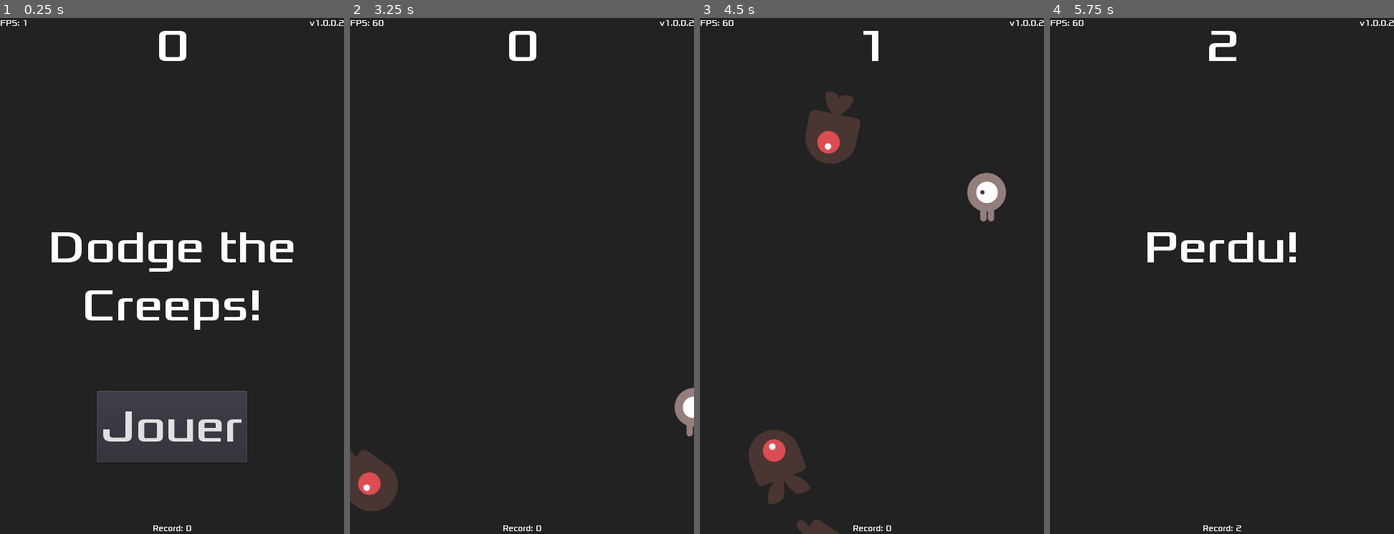
Above: before the commit, frames 1-4 (left to right).
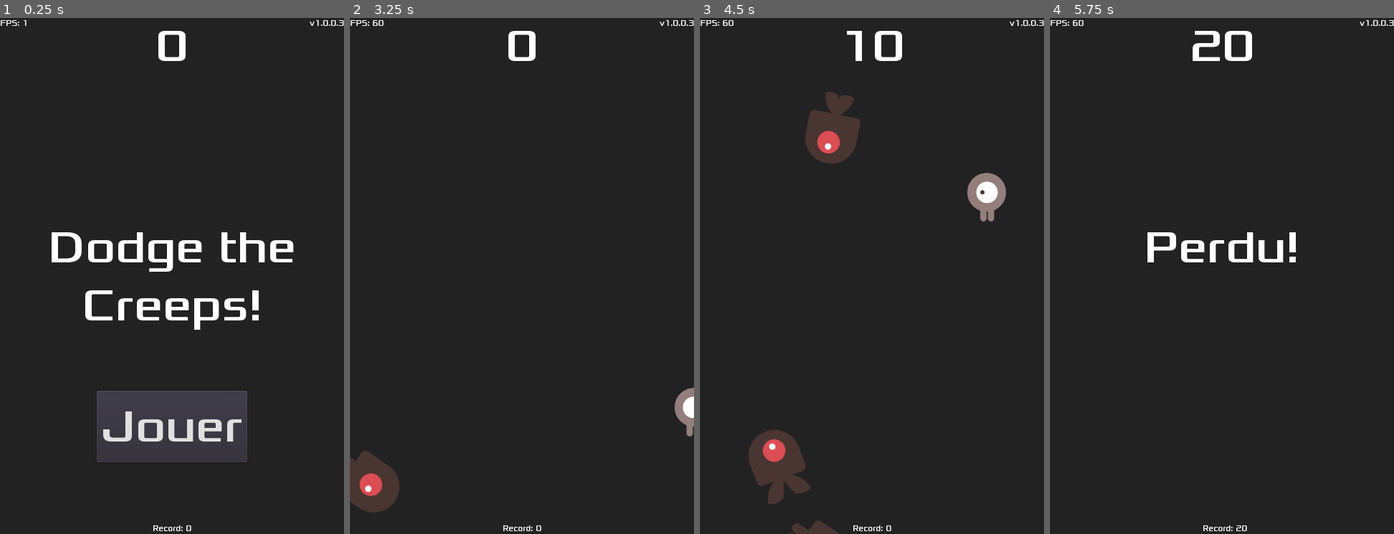
Above: after the commit, the same moments.

Repository: EvannG1/Godot-DodgeTheCreeps
Game: Godot game, scene res://Main.tscn
Same seed, same stepped clock (60 frames per second), same inputs: the game is played once before the commit and once after it.
Inputs:
- Up to frame 1 (0.25 s): no input
- Up to frame 2 (3.25 s): click "Jouer" at 0.5 s; tap Enter at 1.25 s; hold Right (ui_right) 1.28-2.03 s; hold Down (ui_down) 2.03-2.78 s; hold Right (ui_right) from 2.78 s (still down)
- Up to frame 3 (4.5 s): release Right (ui_right) at 3.53 s; hold Up (ui_up) 3.53-4.28 s; hold Left (ui_left) from 4.28 s (still down)
- Up to frame 4 (5.75 s): keep holding Left (ui_left)

The runs differ from the first frame. In frame 1, less than 0.1% of the frame differs, in the area x 46-100%, y 0-9%; in frame 2, 0.2%; in frame 3, 0.5%; in frame 4, 0.6%, in the area x 41-100%, y 0-100%.

Commit message:
Centrage du score

Diff:
--- a/HUD.tscn
+++ b/HUD.tscn
@@ -7,19 +7,19 @@
 size = 64
 font_data = ExtResource( 1 )
 
-[sub_resource type="DynamicFont" id=5]
-size = 11
-font_data = ExtResource( 1 )
-
 [sub_resource type="DynamicFont" id=2]
 size = 11
 font_data = ExtResource( 1 )
 
-[sub_resource type="InputEventAction" id=3]
+[sub_resource type="DynamicFont" id=3]
+size = 11
+font_data = ExtResource( 1 )
+
+[sub_resource type="InputEventAction" id=4]
 action = "ui_select"
 
-[sub_resource type="ShortCut" id=4]
-shortcut = SubResource( 3 )
+[sub_resource type="ShortCut" id=5]
+shortcut = SubResource( 4 )
 
 [node name="HUD" type="CanvasLayer"]
 script = ExtResource( 2 )
@@ -27,8 +27,8 @@
 [node name="ScoreLabel" type="Label" parent="."]
 anchor_left = 0.5
 anchor_right = 0.5
-margin_left = -22.5
-margin_right = 22.5
+margin_left = -140.0
+margin_right = 140.0
 margin_bottom = 78.0
 custom_fonts/font = SubResource( 1 )
 text = "0"
--- a/Main.gd
+++ b/Main.gd
@@ -1,7 +1,7 @@
 extends Node
 
 export var title = "Dodge the Creeps!"
-export var version = "v1.0.0.2"
+export var version = "v1.0.0.3"
 export (PackedScene) var Mob
 var score
 var scoreMax = 0
@@ -49,7 +49,7 @@
 	mob.linear_velocity = mob.linear_velocity.rotated(direction)
 
 func _on_ScoreTimer_timeout():
-	score += 1
+	score += 10
 	$HUD.update_score(score)
 
 func _on_StartTimer_timeout():
--- a/Mob.tscn
+++ b/Mob.tscn
@@ -10,9 +10,9 @@
 
 [sub_resource type="SpriteFrames" id=1]
 animations = [ {
-"frames": [ ExtResource( 3 ), ExtResource( 2 ) ],
+"frames": [ ExtResource( 1 ), ExtResource( 5 ) ],
 "loop": true,
-"name": "fly",
+"name": "walk",
 "speed": 3.0
 }, {
 "frames": [ ExtResource( 4 ), ExtResource( 6 ) ],
@@ -20,9 +20,9 @@
 "name": "swim",
 "speed": 3.0
 }, {
-"frames": [ ExtResource( 1 ), ExtResource( 5 ) ],
+"frames": [ ExtResource( 3 ), ExtResource( 2 ) ],
 "loop": true,
-"name": "walk",
+"name": "fly",
 "speed": 3.0
 } ]
 
@@ -44,7 +44,6 @@
 scale = Vector2( 0.75, 0.75 )
 frames = SubResource( 1 )
 animation = "walk"
-frame = 1
 playing = true
 
 [node name="CollisionShape2D" type="CollisionShape2D" parent="."]
Not shown: 4 places in HUD.tscn that only renumber resources
